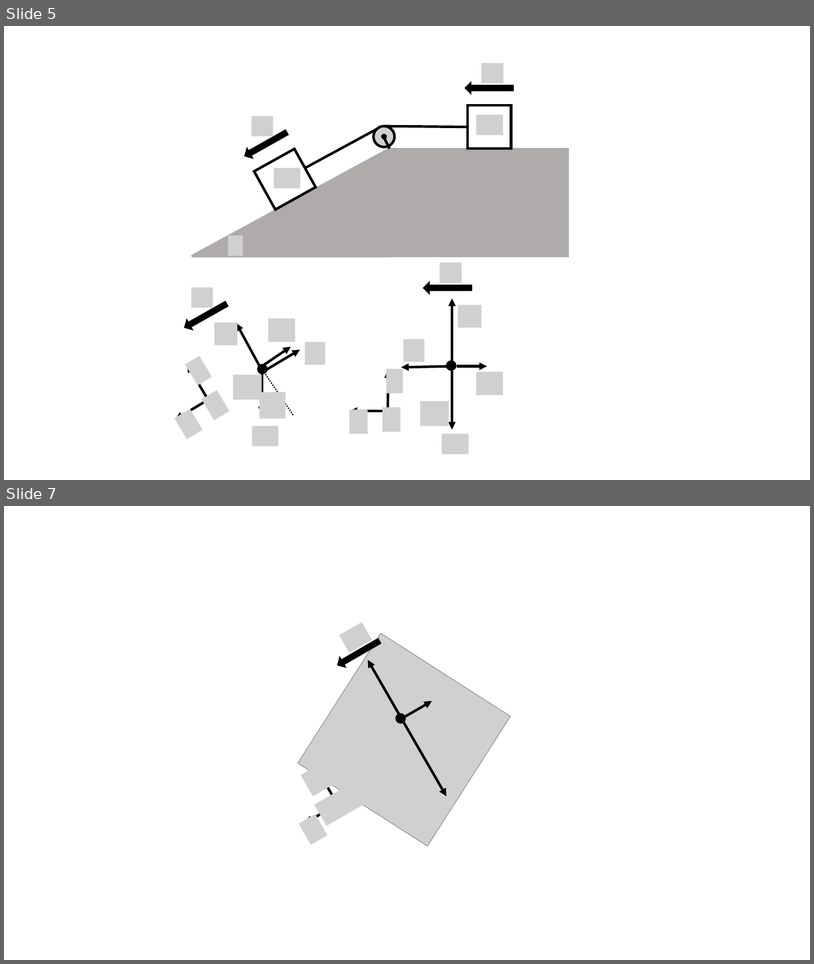
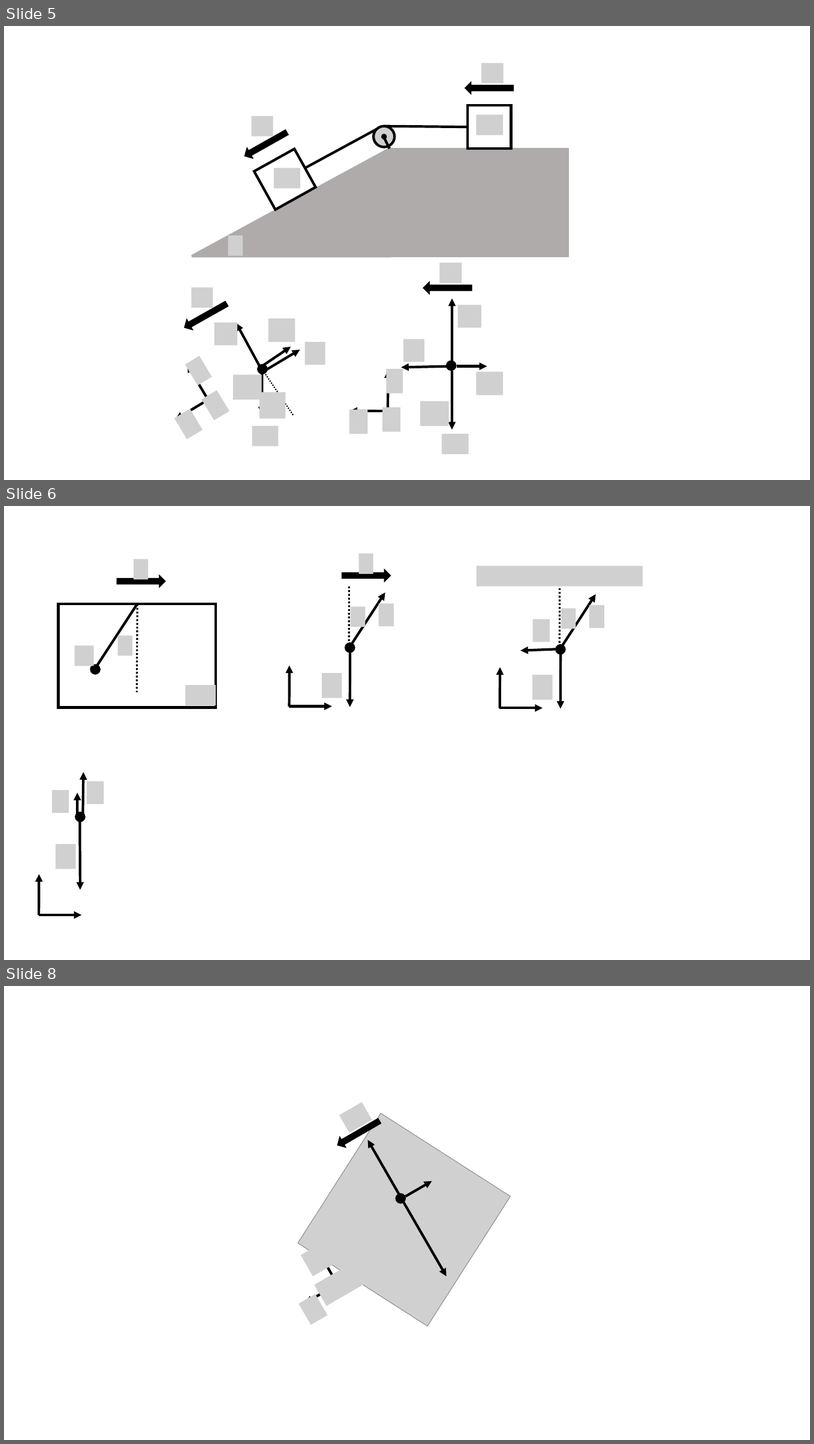
Before and after one commit to OSTP/PhysicsArtofModelling, a slide deck: tex/figures/NewtonsLaws/Figures.pptx. Shown one above the other, each under a label of ours: slides 5 and 7 before the commit, slides 5, 6 and 8 after it; the slides between them are not shown. The pictures are 814x964 and 814x1444 pixels, drawn with LibreOffice and Linux fonts; fonts in the diff are those of the drawing; grey boxes stand for pictures; background and template pictures are left out. Boxes give left, top, right and bottom in pixels: in the first picture for what was removed or moved away, otherwise in the second. Text is boxed around its words. In the diff, an @@ line names an element or a change of style, - is before the commit and + after.

```diff
--- a/tex/figures/NewtonsLaws/Figures.pptx
+++ b/tex/figures/NewtonsLaws/Figures.pptx
@@ slide 6 added at [4, 506, 810, 960], background #FFFFFF @@
@@ group added at [476, 566, 643, 709]: 5 arrows, 5 pictures, 1 ellipse, 1 line @@
@@ group added at [289, 554, 394, 707]: 4 arrows, 4 pictures, 1 ellipse, 1 right arrow, 1 line @@
@@ group added at [59, 559, 216, 708]: 4 pictures, 2 lines, 1 rectangle, 1 ellipse, 1 right arrow @@
@@ group added at [38, 772, 104, 915]: 5 arrows, 3 pictures, 1 ellipse @@
@@ what was slide 7 is now slide 8 @@
```
Also in this commit, not shown: 1 slide removed, 2 other files.
